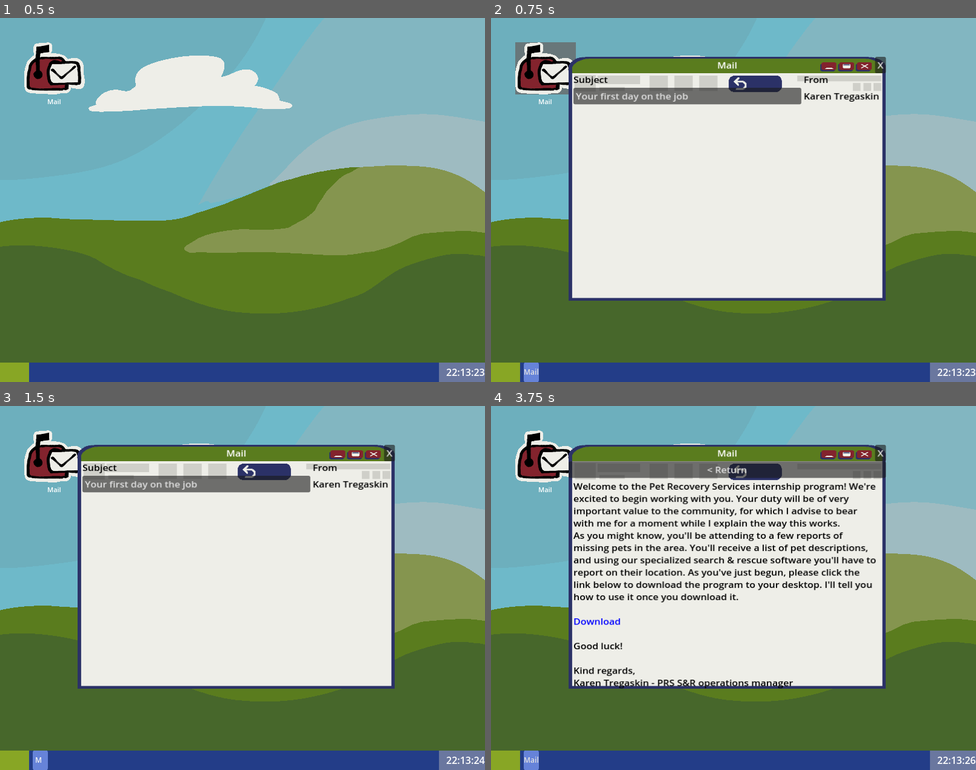
Above: before the commit, frames 1-4 (two rows, left to right).
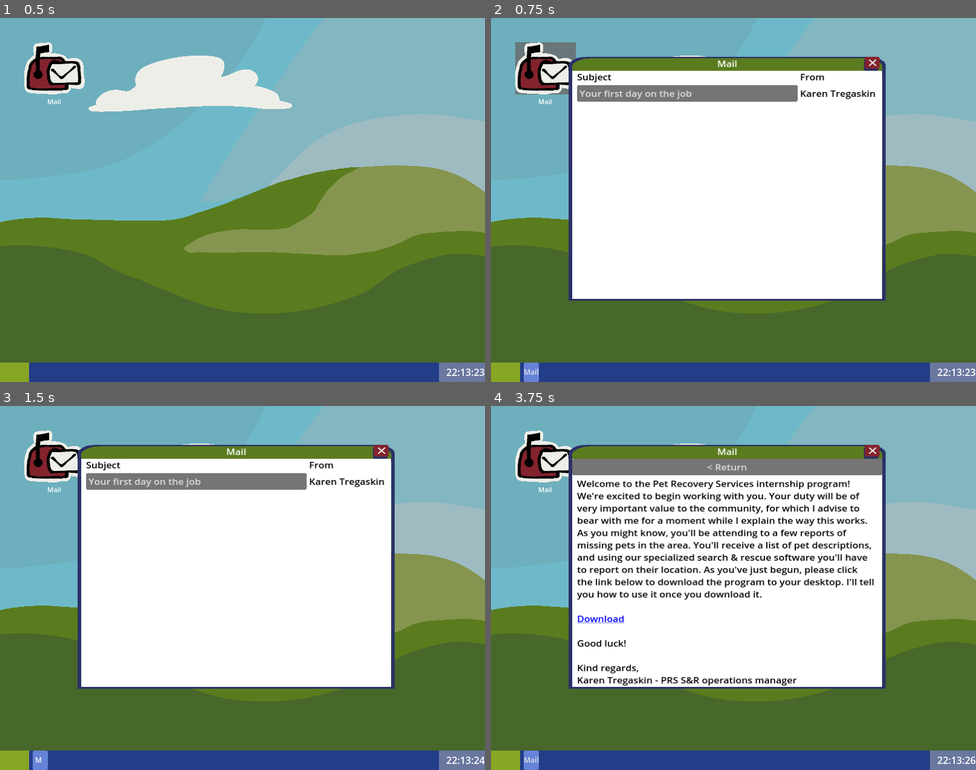
Above: after the commit, the same moments.

Repository: cc-dan/prs
Game: Godot game, scene res://scenes/desktop.tscn
Same seed, same stepped clock (60 frames per second), same inputs: the game is played once before the commit and once after it.
Inputs (mouse positions are in pixels of both pictures, inside the frame that each line leads up to; where the layout moved, square brackets give the same spot in the first picture):
- Up to frame 1 (0.5 s): no input
- Up to frame 2 (0.75 s): click (544, 68) at 0.5 s
- Up to frame 3 (1.5 s): click "Mail" at 1.25 s
- Up to frame 4 (3.75 s): click (874, 453) [879, 453] at 2 s; click (544, 456) at 2.75 s; click "Your first day on the job" at 3.5 s

Frame 1 is identical in both runs. In frame 2, 4.1% of the frame differs, in the area x 16-82%, y 10-78%; in frame 3, 4.1%; in frame 4, 13%.

Commit message:
Polish de UI

Diff:
--- a/scenes/window/window.tscn
+++ b/scenes/window/window.tscn
@@ -1,7 +1,8 @@
-[gd_scene load_steps=7 format=3 uid="uid://bp2r16k545otu"]
+[gd_scene load_steps=8 format=3 uid="uid://bp2r16k545otu"]
 
 [ext_resource type="Script" uid="uid://2bdx7lbi6cv6" path="res://scripts/window.gd" id="1_oya5r"]
-[ext_resource type="Texture2D" uid="uid://c3ftgggw8as71" path="res://textures/escritorio/ventana-mail-header.png" id="2_obuqq"]
+[ext_resource type="Texture2D" uid="uid://k7fnsqn456rx" path="res://textures/escritorio/ventana-titulo.png" id="2_obuqq"]
+[ext_resource type="Texture2D" uid="uid://de5ki5ub3oksi" path="res://textures/escritorio/botoncerrar.png" id="3_lnte3"]
 [ext_resource type="Texture2D" uid="uid://b4yp35xkciaub" path="res://textures/escritorio/ventana-mail-body-border.png" id="3_obuqq"]
 
 [sub_resource type="StyleBoxEmpty" id="StyleBoxEmpty_obuqq"]
@@ -46,11 +47,15 @@
 layout_direction = 3
 layout_mode = 2
 
-[node name="CloseButton" type="Button" parent="HBoxContainer/TitleBar/MarginContainer/HBoxContainer"]
+[node name="MarginContainer" type="MarginContainer" parent="HBoxContainer/TitleBar/MarginContainer/HBoxContainer"]
+layout_mode = 2
+theme_override_constants/margin_right = 10
+
+[node name="CloseButton" type="TextureButton" parent="HBoxContainer/TitleBar/MarginContainer/HBoxContainer/MarginContainer"]
 unique_name_in_owner = true
 layout_mode = 2
 size_flags_horizontal = 8
-text = "X"
+texture_normal = ExtResource("3_lnte3")
 
 [node name="Body" type="PanelContainer" parent="HBoxContainer"]
 layout_mode = 2
@@ -58,4 +63,4 @@
 theme_override_styles/panel = SubResource("StyleBoxTexture_lnte3")
 
 [connection signal="gui_input" from="HBoxContainer/TitleBar" to="." method="_on_title_bar_gui_input"]
-[connection signal="pressed" from="HBoxContainer/TitleBar/MarginContainer/HBoxContainer/CloseButton" to="." method="_on_close_pressed"]
+[connection signal="pressed" from="HBoxContainer/TitleBar/MarginContainer/HBoxContainer/MarginContainer/CloseButton" to="." method="_on_close_pressed"]
--- a/scenes/window/window_mail.tscn
+++ b/scenes/window/window_mail.tscn
@@ -1,14 +1,10 @@
-[gd_scene load_steps=6 format=3 uid="uid://i5ke8rixjno1"]
+[gd_scene load_steps=4 format=3 uid="uid://i5ke8rixjno1"]
 
 [ext_resource type="PackedScene" uid="uid://bp2r16k545otu" path="res://scenes/window/window.tscn" id="1_af0a6"]
-[ext_resource type="Script" uid="uid://6shk4vr1whhh" path="res://scripts/window_mail.gd" id="2_yye0s"]
-[ext_resource type="Texture2D" uid="uid://r6lhfvk6tseh" path="res://textures/escritorio/ventana-mail-body.png" id="3_31e8d"]
+[ext_resource type="Script" uid="uid://1vlp02y8wko2" path="res://scripts/window_mail.gd" id="2_yye0s"]
 
-[sub_resource type="StyleBoxTexture" id="StyleBoxTexture_briff"]
-texture = ExtResource("3_31e8d")
-
-[sub_resource type="StyleBoxTexture" id="StyleBoxTexture_31e8d"]
-texture = ExtResource("3_31e8d")
+[sub_resource type="StyleBoxFlat" id="StyleBoxFlat_31e8d"]
+bg_color = Color(1, 1, 1, 1)
 
 [node name="Window" instance=ExtResource("1_af0a6")]
 offset_right = 525.0
@@ -19,10 +15,10 @@
 [node name="Title" parent="HBoxContainer/TitleBar/MarginContainer/CenterContainer" index="0"]
 text = "Mail"
 
-[node name="Body" parent="HBoxContainer" index="1"]
-theme_override_styles/panel = SubResource("StyleBoxTexture_briff")
+[node name="ColorRect" type="ColorRect" parent="HBoxContainer/Body" index="0"]
+layout_mode = 2
 
-[node name="MarginContainer" type="MarginContainer" parent="HBoxContainer/Body" index="0"]
+[node name="MarginContainer" type="MarginContainer" parent="HBoxContainer/Body" index="1"]
 layout_mode = 2
 theme_override_constants/margin_left = 8
 theme_override_constants/margin_right = 8
@@ -46,13 +42,16 @@
 theme_override_colors/font_color = Color(0, 0, 0, 1)
 text = "From"
 
-[node name="Content" type="PanelContainer" parent="HBoxContainer/Body" index="1"]
+[node name="Content" type="PanelContainer" parent="HBoxContainer/Body" index="2"]
 unique_name_in_owner = true
 visible = false
 layout_mode = 2
-theme_override_styles/panel = SubResource("StyleBoxTexture_31e8d")
+theme_override_styles/panel = SubResource("StyleBoxFlat_31e8d")
 
-[node name="VBoxContainer" type="VBoxContainer" parent="HBoxContainer/Body/Content" index="0"]
+[node name="ColorRect" type="ColorRect" parent="HBoxContainer/Body/Content" index="0"]
+layout_mode = 2
+
+[node name="VBoxContainer" type="VBoxContainer" parent="HBoxContainer/Body/Content" index="1"]
 layout_mode = 2
 
 [node name="BackButton" type="Button" parent="HBoxContainer/Body/Content/VBoxContainer" index="0"]
--- a/scenes/window/window_missing_dog.tscn
+++ b/scenes/window/window_missing_dog.tscn
@@ -23,8 +23,11 @@
 [node name="TitleBar" parent="HBoxContainer" index="0"]
 theme_override_styles/panel = SubResource("StyleBoxTexture_hdif7")
 
-[node name="CloseButton" parent="HBoxContainer/TitleBar/MarginContainer/HBoxContainer" index="0"]
-disabled = true
+[node name="HBoxContainer" parent="HBoxContainer/TitleBar/MarginContainer" index="1"]
+custom_minimum_size = Vector2(0, 32)
+
+[node name="CloseButton" parent="HBoxContainer/TitleBar/MarginContainer/HBoxContainer/MarginContainer" index="0"]
+visible = false
 
 [node name="Body" parent="HBoxContainer" index="1"]
 theme_override_styles/panel = SubResource("StyleBoxTexture_m3h0i")
Binary file added: textures/escritorio/botoncerrar.png
Not shown, added: textures/escritorio/botoncerrar.png.import
Binary file added: textures/escritorio/ventana-blanco.png
Not shown, added: textures/escritorio/ventana-blanco.png.import
Binary file added: textures/escritorio/ventana-titulo.png
Not shown, added: textures/escritorio/ventana-titulo.png.import
